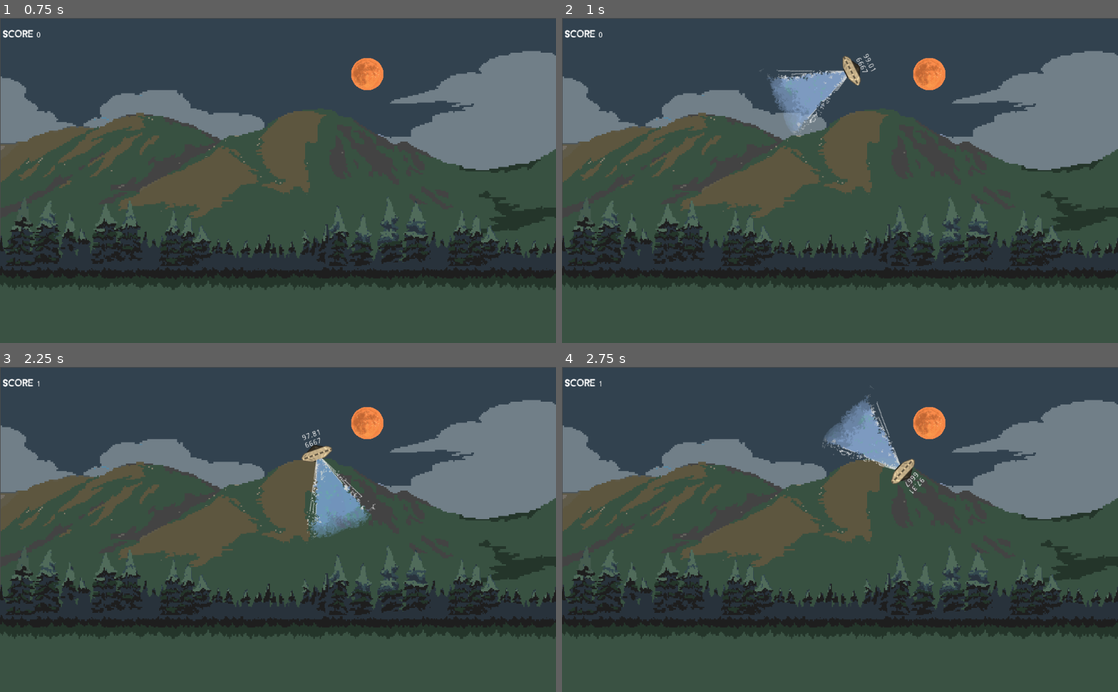
Above: before the commit, frames 1-4 (two rows, left to right).
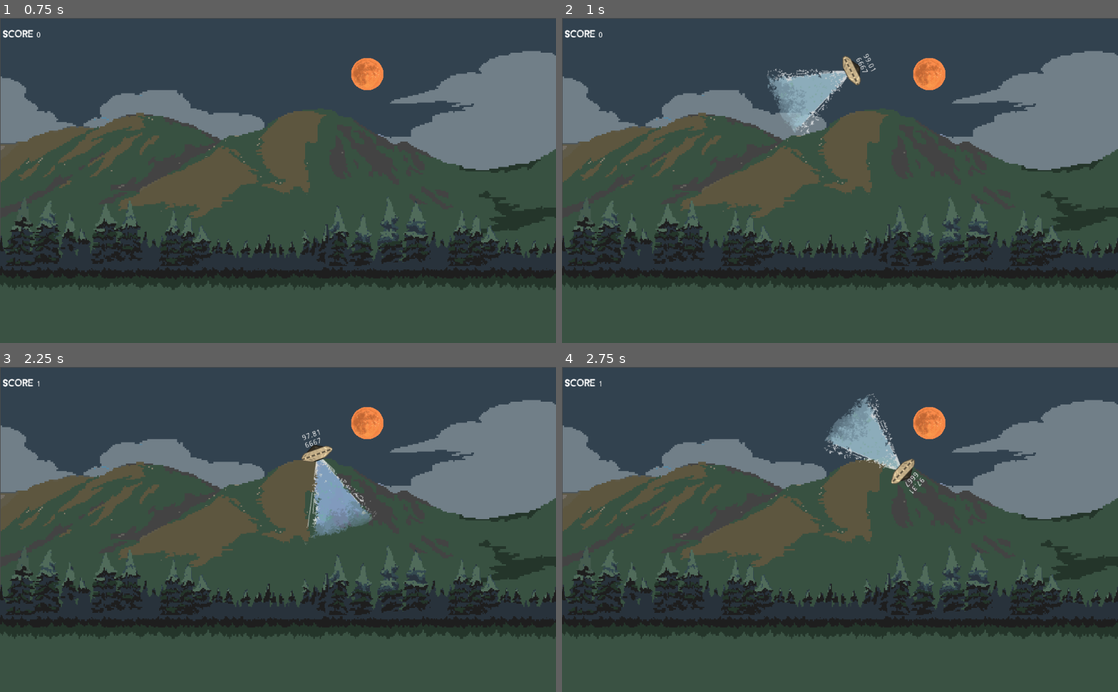
Above: after the commit, the same moments.

Repository: Beat1823/LudumDare52
Game: Godot game, scene res://Game/MainScene.tscn
The game is run twice, just before and just after one commit, with the same random seed, the same clock (stepped at 60 frames per second) and the same inputs.
Inputs:
- Up to frame 1 (0.75 s): tap Enter at 0.5 s; hold Right (Right) from 0.53 s (still down); hold Space (TractorBeam) from 0.53 s (still down)
- Up to frame 2 (1 s): keep holding Right (Right); keep holding Space (TractorBeam)
- Up to frame 3 (2.25 s): release Right (Right) at 1.28 s; release Space (TractorBeam) at 1.28 s; hold Down (Down) 1.28-2.03 s; tap Space (TractorBeam) at 1.35 s; hold Right (Right) from 2.03 s (still down); hold Space (TractorBeam) from 2.03 s (still down)
- Up to frame 4 (2.75 s): keep holding Right (Right); keep holding Space (TractorBeam)

Frame 1 is identical in both runs. In frame 2, 0.6% of the frame differs, in the area x 35-54%, y 11-37%; in frame 3, 0.5%; in frame 4, 0.7%, in the area x 46-64%, y 5-36%.

Commit message:
fix beam audio (bad merge)

Diff:
--- a/Game/UFO/PlayerUFO.gd
+++ b/Game/UFO/PlayerUFO.gd
@@ -61,7 +61,7 @@
 	$TracktorBeamArea/AnimatedSprite.visible = IsON
 	if IsON and not $SoundBeam.playing:
 		$SoundBeam.play()
-	elif IsON:
+	elif !IsON:
 		$SoundBeam.stop()
 
 
--- a/Game/UFO/PlayerUFO.tscn
+++ b/Game/UFO/PlayerUFO.tscn
@@ -57,6 +57,7 @@
 [node name="AnimatedSprite" type="AnimatedSprite" parent="."]
 frames = SubResource( 1 )
 animation = "Hover"
+frame = 1
 playing = true
 
 [node name="CollisionShape2D" type="CollisionShape2D" parent="."]
@@ -103,7 +104,6 @@
 position = Vector2( 1, 80 )
 scale = Vector2( 1.2, 1.2 )
 frames = SubResource( 4 )
-frame = 1
 playing = true
 
 [node name="HarvestArea" type="Area2D" parent="."]
@@ -137,7 +137,7 @@
 
 [node name="SoundBeam" type="AudioStreamPlayer2D" parent="."]
 stream = ExtResource( 10 )
-volume_db = -6.001
+volume_db = -11.174
 
 [connection signal="body_entered" from="TracktorBeamArea" to="." method="_on_TracktorBeamArea_body_entered"]
 [connection signal="body_entered" from="HarvestArea" to="." method="_on_HarvestArea_body_entered"]
